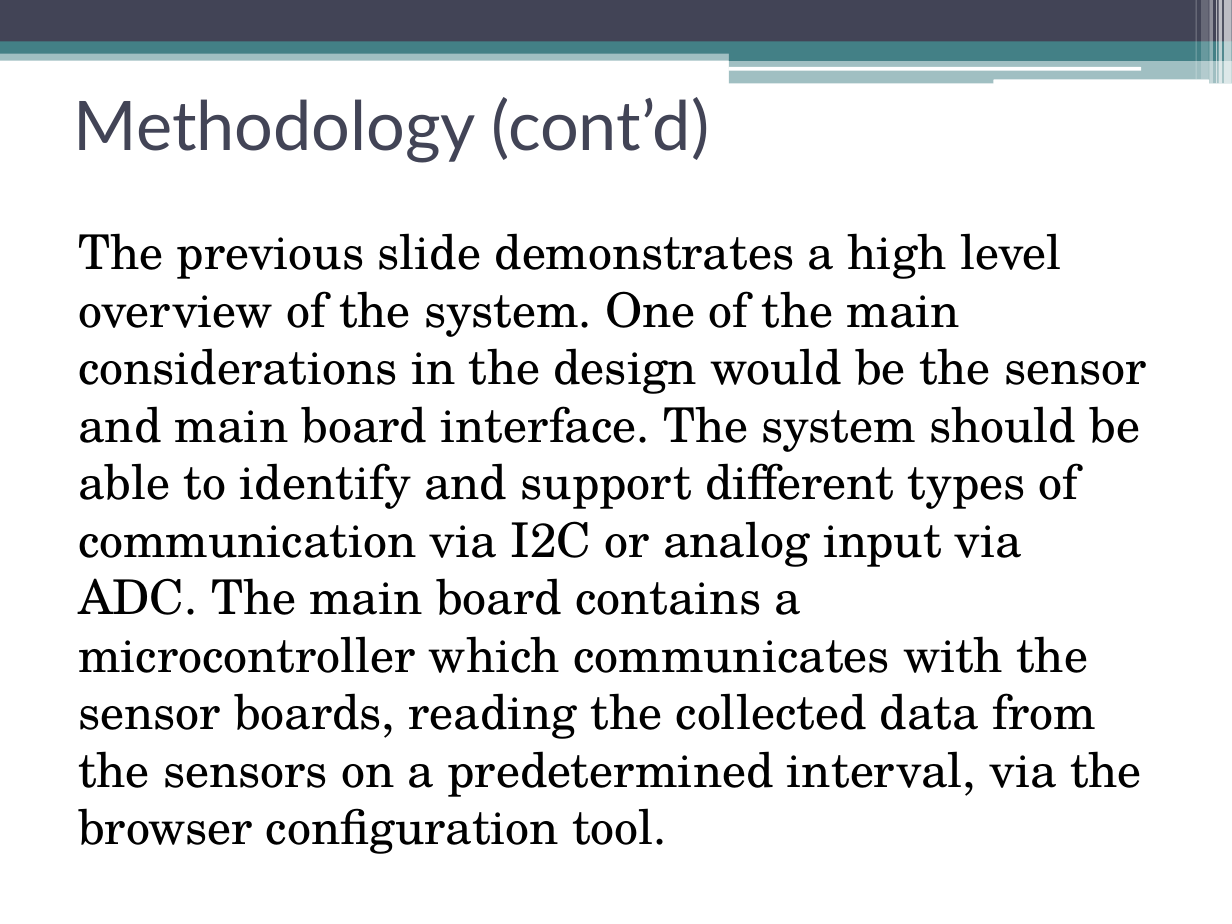
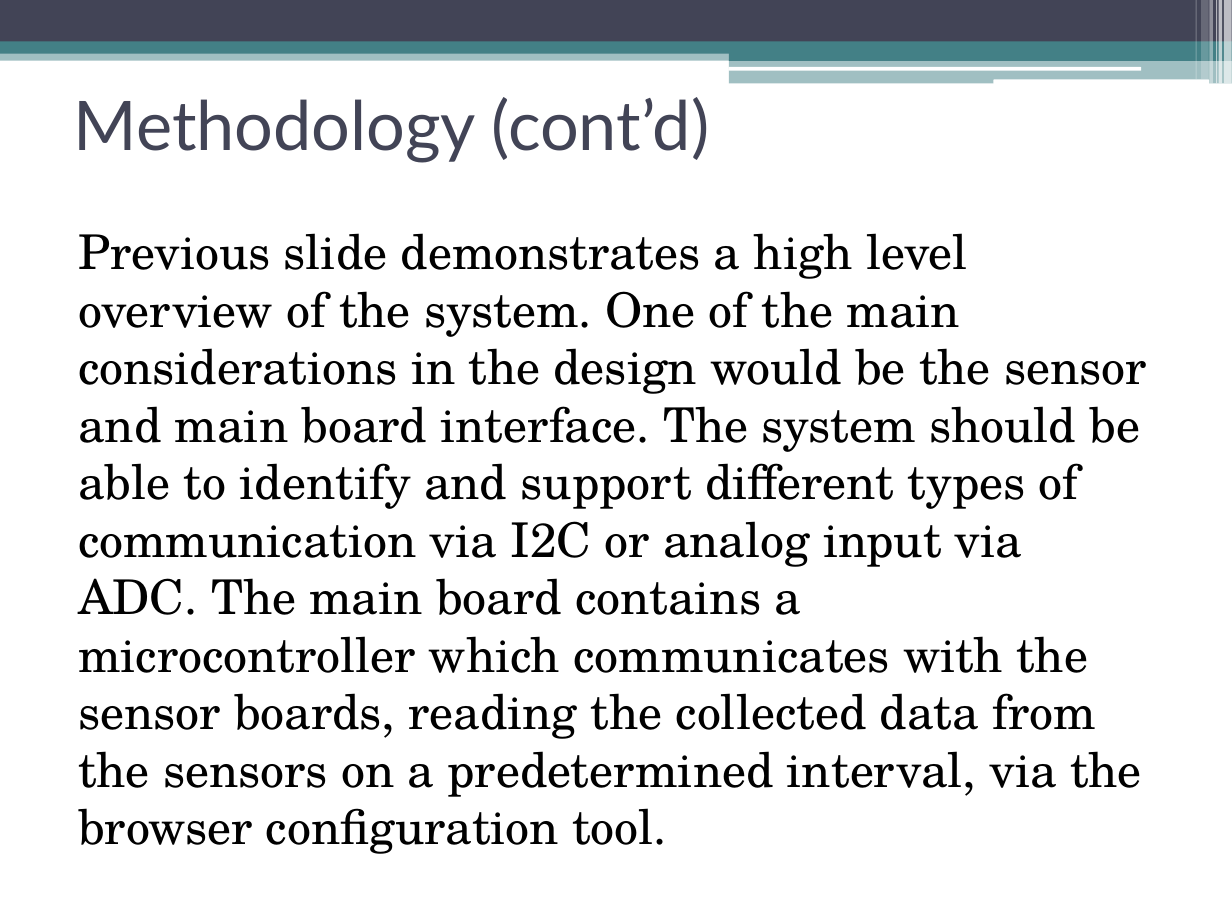
Before and after one commit to erebus-labs/sense_platform, a slide deck: slide 10 of Project Flow Documents/Project Documents/Powerpoint.pptx. Drawn at 1232x924 pixels with LibreOffice and Linux fonts; fonts in the diff are those of the drawing. Boxes give left, top, right and bottom in pixels: in the first picture for what was removed or moved away, otherwise in the second. Text is boxed around its words. In the diff, an @@ line names an element or a change of style, - is before the commit and + after.

```diff
--- a/Project Flow Documents/Project Documents/Powerpoint.pptx
+++ b/Project Flow Documents/Project Documents/Powerpoint.pptx
@@ text at (78, 233, 1147, 797): text changed @@
-The previous slide demonstrates a high level overview of the system. One of the main considerations in the design would be the sensor and main board interface. The system should be able to identify and support different types of communication via I2C or analog input via ADC. The main board contains a microcontroller which communicates with the sensor boards, reading the collected data from the sensors on a predetermined interval, via the browser configuration tool.
+Previous slide demonstrates a high level overview of the system. One of the main considerations in the design would be the sensor and main board interface. The system should be able to identify and support different types of communication via I2C or analog input via ADC. The main board contains a microcontroller which communicates with the sensor boards, reading the collected data from the sensors on a predetermined interval, via the browser configuration tool.
```
Also in this commit, not shown: 2 other slides changed, 4 other files.
